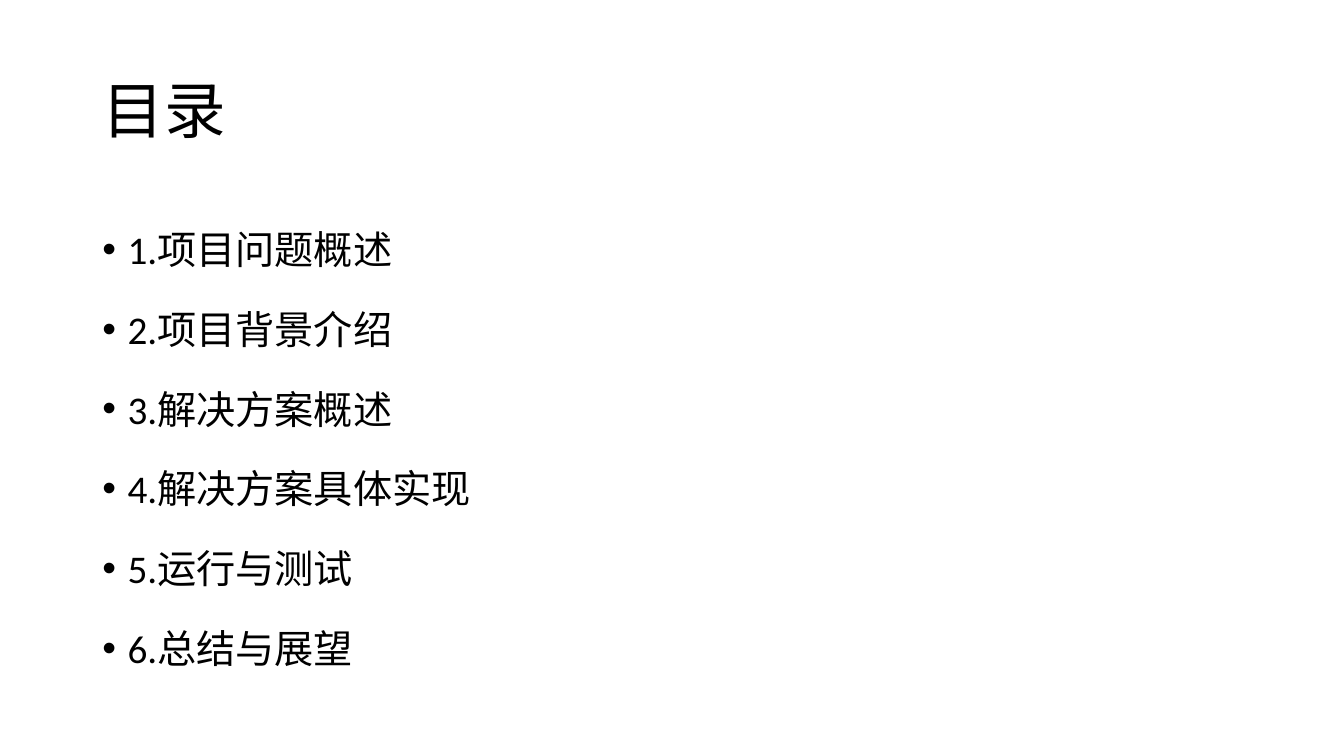
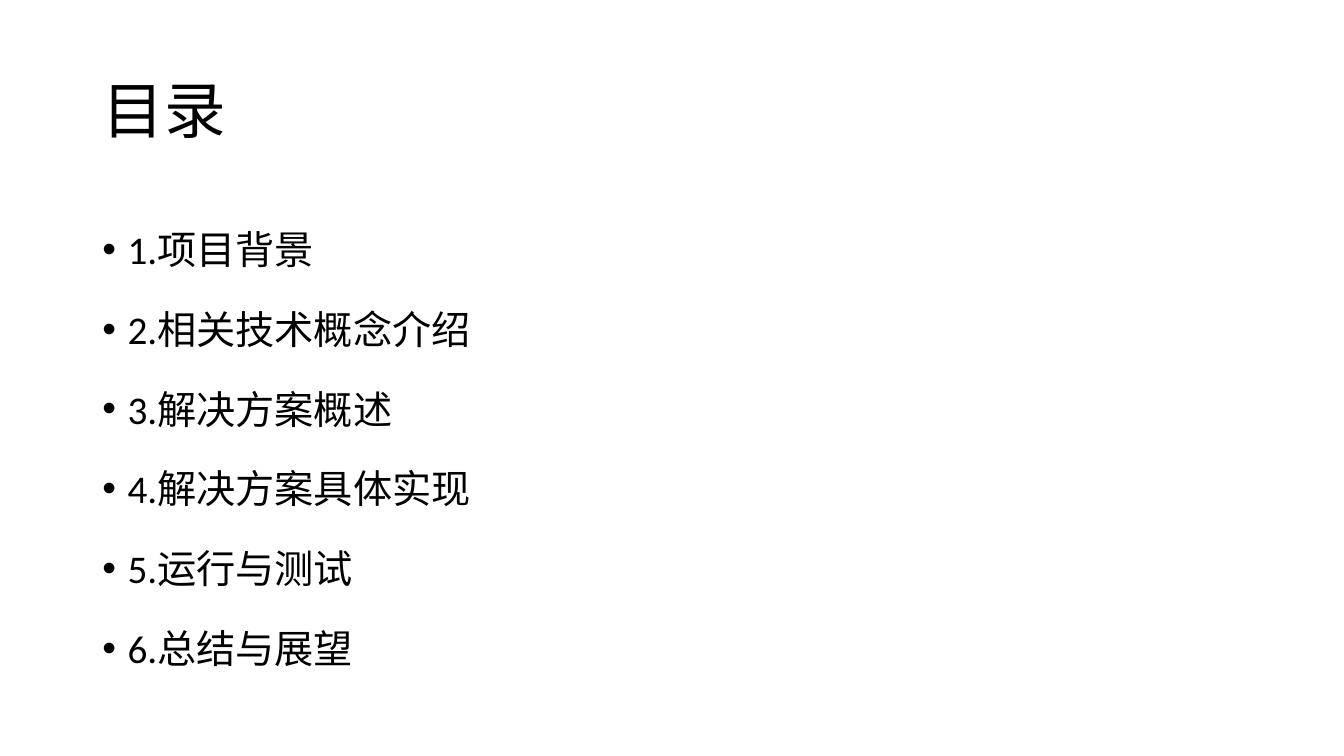
Before and after one commit to hc2013/graduate-article-latex, a slide deck: slide 2 of 地理轨迹相似性分析服务的设计和.pptx. Drawn at 1344x756 pixels with LibreOffice and Linux fonts; fonts in the diff are those of the drawing. Boxes give left, top, right and bottom in pixels: in the first picture for what was removed or moved away, otherwise in the second. Text is boxed around its words. In the diff, an @@ line names an element or a change of style, - is before the commit and + after.

```diff
--- a/地理轨迹相似性分析服务的设计和.pptx
+++ b/地理轨迹相似性分析服务的设计和.pptx
@@ text at (128, 231, 471, 348): text changed @@
-• 1.项目问题概述
-• 2.项目背景介绍
+• 1.项目背景
+• 2.相关技术概念介绍
```
Also in this commit, not shown: 3 other slides changed, 2 slides added, 2 slides removed, 5 other files.
